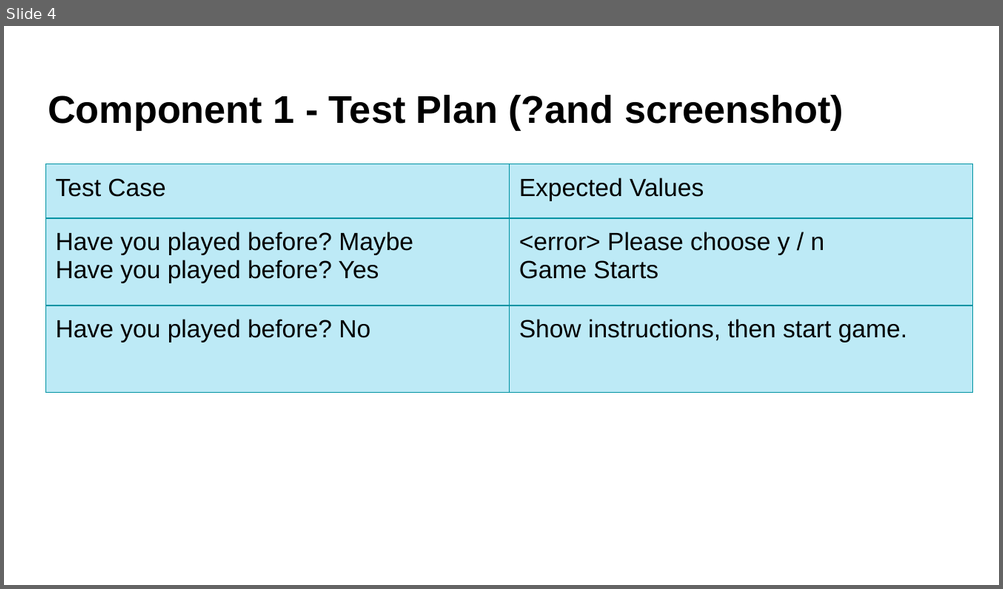
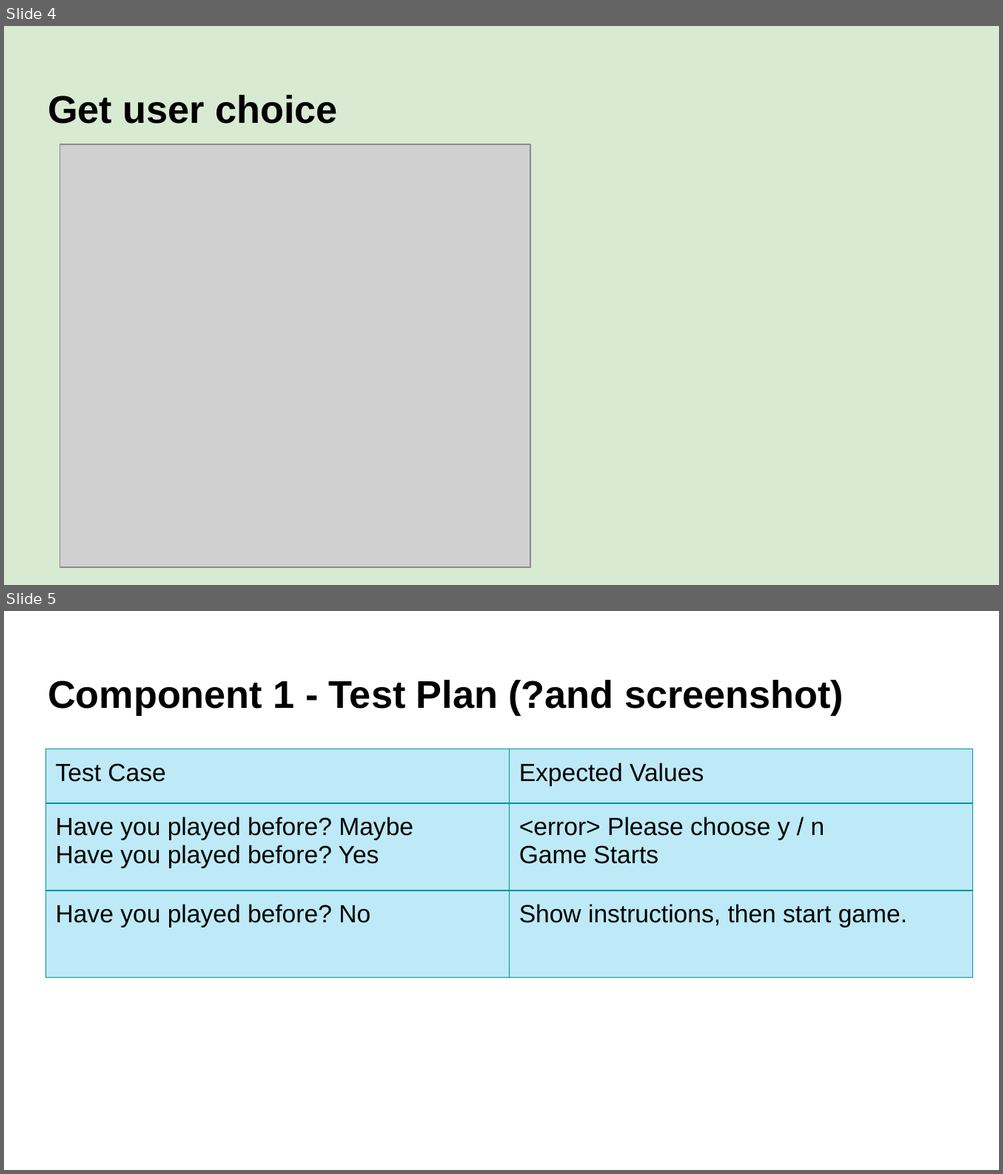
Before and after one commit to aspectnz/PEX, a slide deck: main/games/rock_paper_scissors/Python Program Documentation.pptx. Shown one above the other, each under a label of ours: slide 4 before the commit, slides 4 and 5 after it. The pictures are 1003x589 and 1003x1174 pixels, drawn with LibreOffice and Linux fonts; fonts in the diff are those of the drawing; grey boxes stand for pictures. Boxes give left, top, right and bottom in pixels: in the first picture for what was removed or moved away, otherwise in the second. Text is boxed around its words. In the diff, an @@ line names an element or a change of style, - is before the commit and + after.

```diff
--- a/main/games/rock_paper_scissors/Python Program Documentation.pptx
+++ b/main/games/rock_paper_scissors/Python Program Documentation.pptx
@@ slide 4 added at bbox=[4, 26, 999, 585], background #D9EAD3 @@
@@ title added at bbox=[48, 95, 337, 124], 28 pt, text #000000, bold @@
+Get user choice
@@ picture added at bbox=[60, 144, 530, 568] @@
@@ what was slide 4 is now slide 5 @@
```
Also in this commit, not shown: 2 slides changed, 1 other slide added, 1 slide removed, 7 other files.
